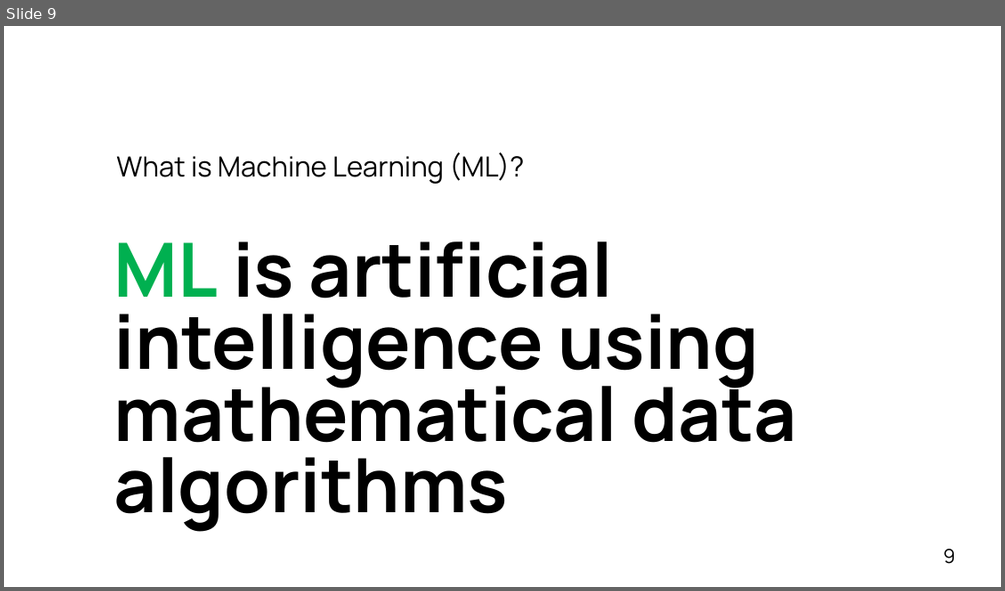
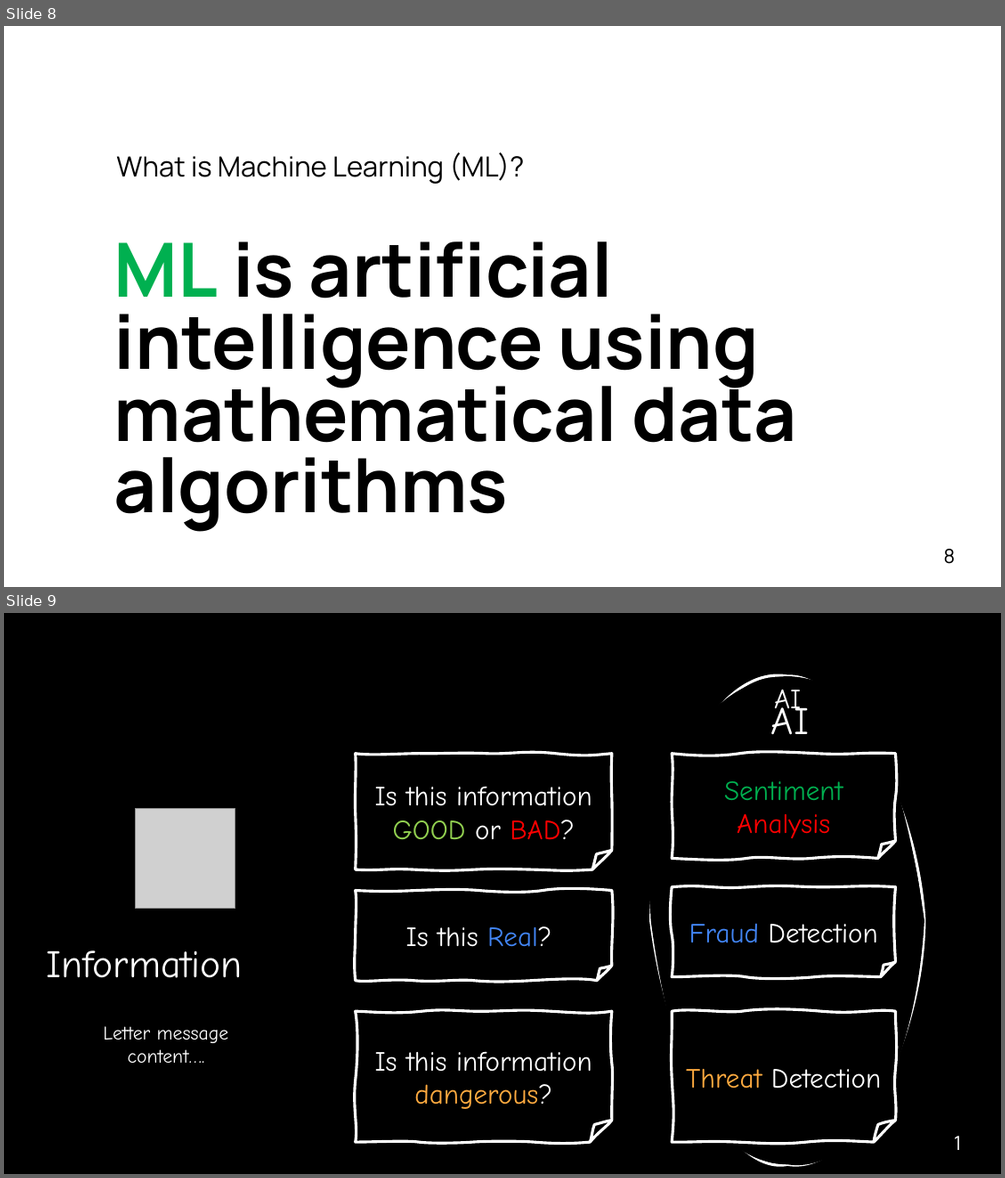
Before and after one commit to ggreen/real-time-AI-ML-event-streaming, a slide deck: docs/conferences/afrotech-realtime-ai-2024.pptx. Shown one above the other, each under a label of ours: slide 9 before the commit, slides 8 and 9 after it. The pictures are 1005x591 and 1005x1178 pixels, drawn with LibreOffice and Linux fonts; fonts in the diff are those of the drawing; grey boxes stand for pictures; background and template pictures are left out. Boxes give left, top, right and bottom in pixels: in the first picture for what was removed or moved away, otherwise in the second. Text is boxed around its words. In the diff, an @@ line names an element or a change of style, - is before the commit and + after.

```diff
--- a/docs/conferences/afrotech-realtime-ai-2024.pptx
+++ b/docs/conferences/afrotech-realtime-ai-2024.pptx
@@ slide 9 added at <box>4,613,1001,1174</box>, background #000000 @@
@@ freeform shape added at <box>651,676,924,1164</box>, fill #000000, outline #FFFFFF 2 pt, 20 pt, text #FFFFFF @@
+AI
@@ text added at <box>774,689,801,718</box>, 28 pt, text #FFFFFF @@
+AI
@@ freeform shape added at <box>355,754,611,869</box>, fill #000000, outline #FFFFFF 2 pt, 20 pt, text #FFFFFF @@
+Is this information GOOD or BAD?
@@ freeform shape added at <box>672,754,895,859</box>, fill #000000, outline #FFFFFF 2 pt, 20 pt, text #00B050 @@
+Sentiment Analysis
@@ picture added at <box>136,809,235,908</box> @@
@@ freeform shape added at <box>355,890,611,980</box>, fill #000000, outline #FFFFFF 2 pt, 20 pt, text #FFFFFF @@
+Is this Real?
@@ freeform shape added at <box>672,887,895,977</box>, fill #000000, outline #FFFFFF 2 pt, 20 pt, text #FFFFFF @@
+Fraud Detection
@@ text added at <box>46,950,243,978</box>, 28 pt, text #FFFFFF @@
+Information
@@ freeform shape added at <box>355,1011,611,1142</box>, fill #000000, outline #FFFFFF 2 pt, 20 pt, text #FFFFFF @@
+Is this information dangerous?
@@ freeform shape added at <box>672,1011,895,1142</box>, fill #000000, outline #FFFFFF 2 pt, 20 pt, text #FFFFFF @@
+Threat Detection
@@ text added at <box>103,1026,229,1062</box>, 14 pt, text #FFFFFF @@
+Letter message content….
@@ text added at <box>954,1135,961,1150</box>, 14 pt, text #FFFFFF @@
+1
@@ what was slide 9 is now slide 8 @@
@@ page number at <box>944,548,955,564</box>: text changed @@
-9
+8
```
Also in this commit, not shown: 1 slide changed, 17 other slides added, 2 slides removed, 10 other files.
